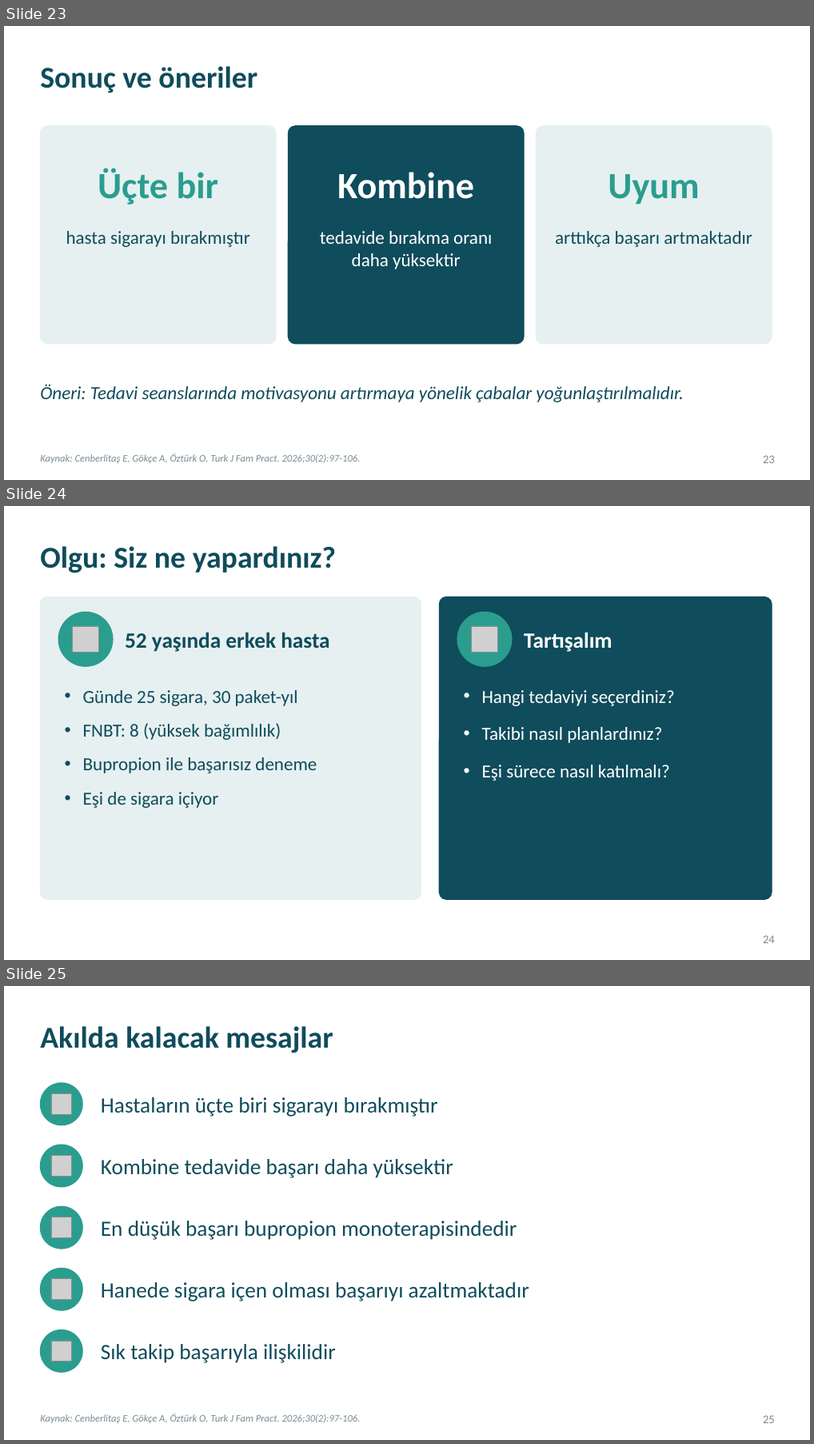
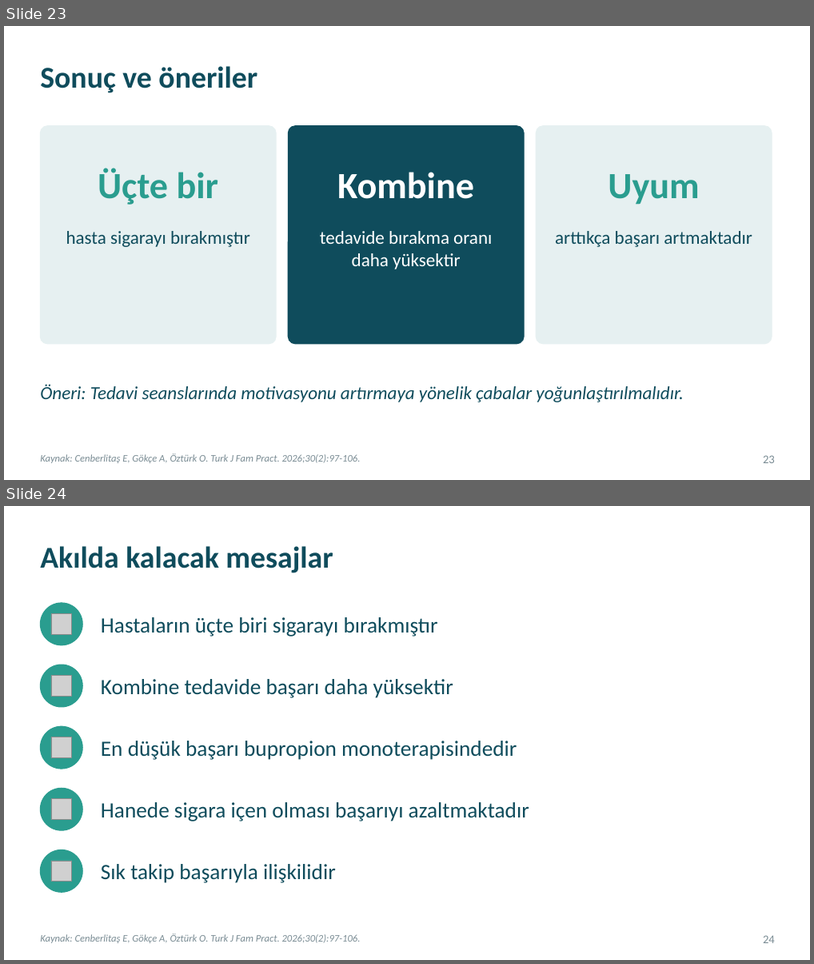
Before and after one commit to kiranahmet/Claude, a slide deck: Sunumlar/Makale_Sunumu_Sigara_Birakma.pptx. Shown one above the other, each under a label of ours: slides 23, 24 and 25 before the commit, slides 23 and 24 after it. The pictures are 814x1444 and 814x964 pixels, drawn with LibreOffice and Linux fonts; fonts in the diff are those of the drawing; grey boxes stand for pictures. Boxes give left, top, right and bottom in pixels: in the first picture for what was removed or moved away, otherwise in the second. Text is boxed around its words. In the diff, an @@ line names an element or a change of style, - is before the commit and + after.

```diff
--- a/Sunumlar/Makale_Sunumu_Sigara_Birakma.pptx
+++ b/Sunumlar/Makale_Sunumu_Sigara_Birakma.pptx
@@ slide 24 removed at bbox=[4, 506, 810, 960], background #FFFFFF @@
@@ title removed at bbox=[40, 546, 336, 573] @@
-Olgu: Siz ne yapardınız?
@@ rounded rectangle removed at bbox=[40, 596, 422, 900] @@
@@ rounded rectangle removed at bbox=[439, 596, 772, 900] @@
@@ ellipse removed at bbox=[58, 612, 113, 666] @@
@@ ellipse removed at bbox=[458, 612, 512, 666] @@
@@ picture removed at bbox=[72, 626, 98, 652] @@
@@ text removed at bbox=[125, 632, 330, 652] @@
-52 yaşında erkek hasta
@@ picture removed at bbox=[472, 626, 498, 652] @@
@@ text removed at bbox=[524, 632, 613, 652] @@
-Tartışalım
@@ text removed at bbox=[83, 690, 317, 808] @@
-• Günde 25 sigara, 30 paket-yıl
-• FNBT: 8 (yüksek bağımlılık)
-• Bupropion ile başarısız deneme
-• Eşi de sigara içiyor
@@ text removed at bbox=[482, 690, 675, 780] @@
-• Hangi tedaviyi seçerdiniz?
-• Takibi nasıl planlardınız?
-• Eşi sürece nasıl katılmalı?
@@ page number removed at bbox=[763, 935, 775, 943] @@
-24
@@ what was slide 25 is now slide 24 @@
@@ page number at bbox=[763, 935, 775, 943]: text changed @@
-25
+24
```
Also in this commit, not shown: 4 slides changed, 1 other file.
